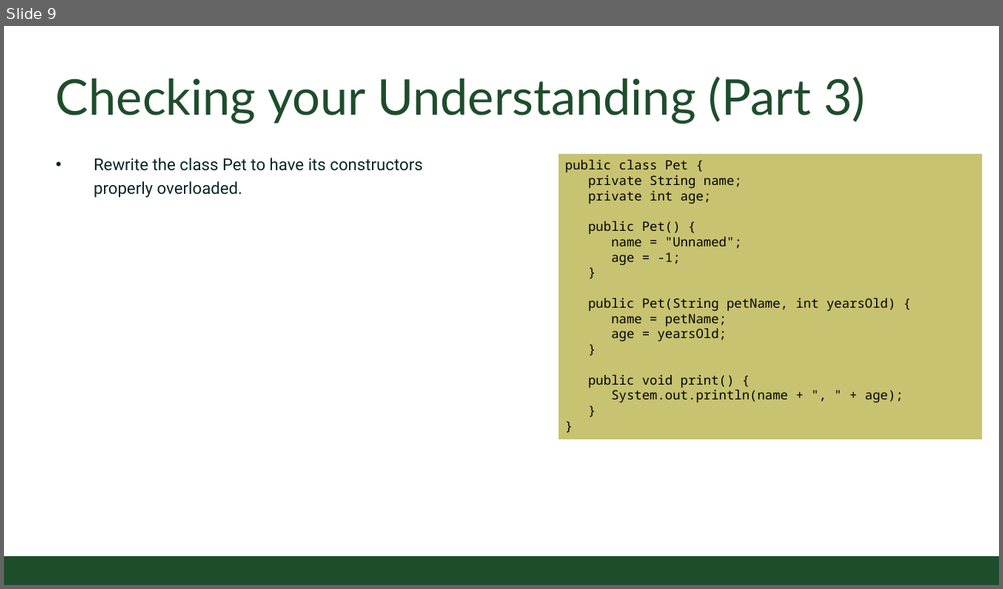
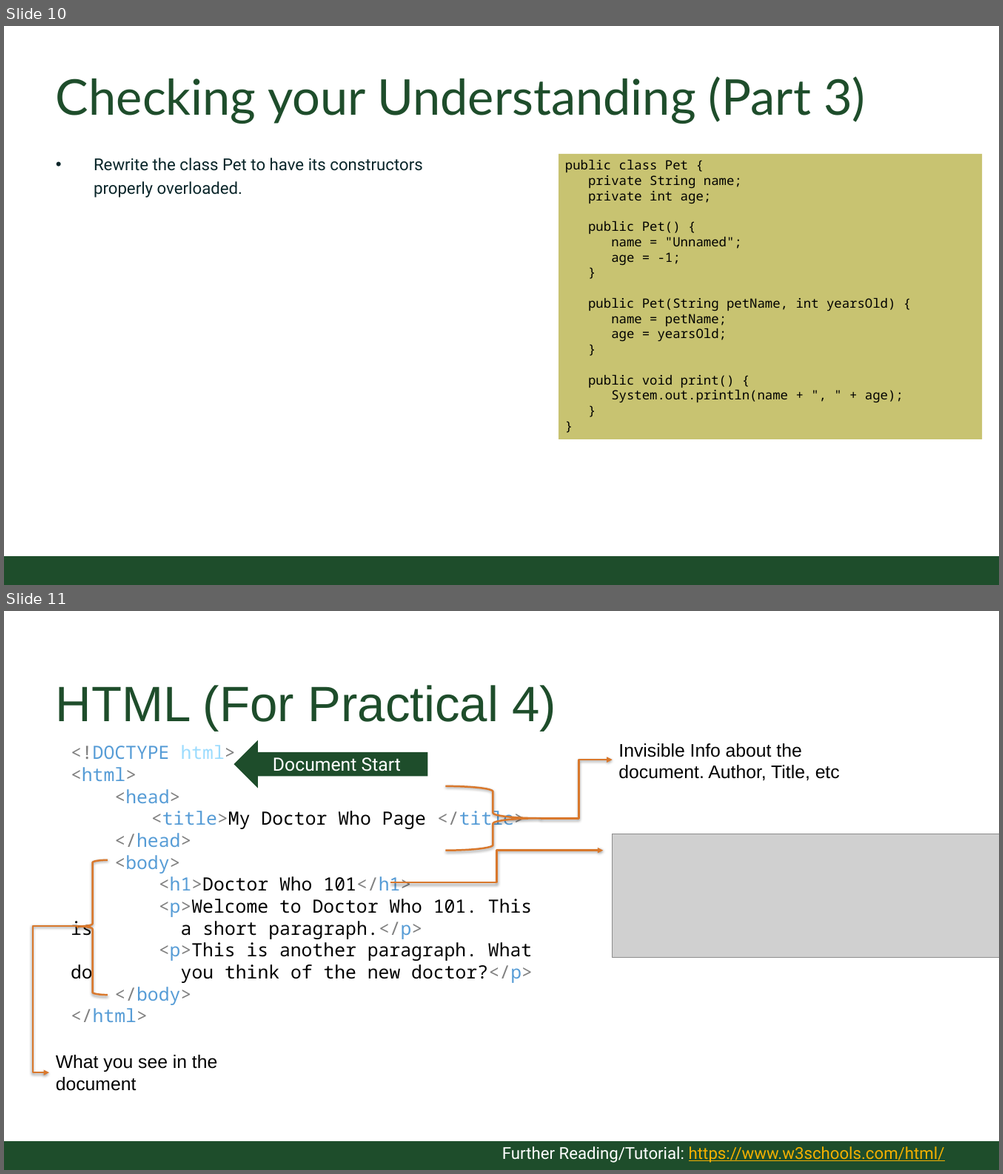
Before and after one commit to CSU-CompSci-CS163-4/Handouts, a slide deck: slides/On-Campus/09_03_MoreClasses.pptx. Shown one above the other, each under a label of ours: slide 9 before the commit, slides 10 and 11 after it. The pictures are 1003x589 and 1003x1174 pixels, drawn with LibreOffice and Linux fonts; fonts in the diff are those of the drawing; grey boxes stand for pictures; background and template pictures are left out. Boxes give left, top, right and bottom in pixels: in the first picture for what was removed or moved away, otherwise in the second. Text is boxed around its words. In the diff, an @@ line names an element or a change of style, - is before the commit and + after.

Commit message:
updated more classes and provided sample html file

```diff
--- a/slides/On-Campus/09_03_MoreClasses.pptx
+++ b/slides/On-Campus/09_03_MoreClasses.pptx
@@ slide 11 added at (x1=4, y1=611, x2=999, y2=1170), background #FFFFFF @@
@@ title added at (x1=56, y1=685, x2=557, y2=731), 54.4 pt, text #1E4D2B @@
+HTML (For Practical 4)
@@ left arrow added at (x1=233, y1=740, x2=427, y2=788), fill #1E4D2B, 20 pt, text #FFFFFF @@
+Document Start
@@ text added at (x1=618, y1=743, x2=839, y2=781), 20 pt, text #000000 @@
+Invisible Info about the document. Author, Title, etc
@@ text added at (x1=71, y1=745, x2=532, y2=1022), 20 pt, text #000000 @@
+<!DOCTYPE html>
+<html>
+<head>
+<title>My Doctor Who Page </title>
+</head>
+<body>
+<h1>Doctor Who 101</h1>
+<p>Welcome to Doctor Who 101. This is a short paragraph.</p>
+<p>This is another paragraph. What do you think of the new doctor?</p>
+</body>
+</html>
@@ elbow arrow added from (540, 818) to (612, 760), #D9782C 2 pt @@
@@ right brace added at (x1=445, y1=786, x2=540, y2=851), outline #D9782C 2 pt @@
@@ elbow arrow added from (390, 883) to (603, 851), #D9782C 2 pt @@
@@ picture added at (x1=612, y1=834, x2=999, y2=957) @@
@@ left brace added at (x1=77, y1=860, x2=108, y2=995), outline #D9782C 2 pt @@
@@ elbow arrow added from (77, 928) to (49, 1073), #D9782C 2 pt @@
@@ text added at (x1=56, y1=1055, x2=217, y2=1091), 20 pt, text #000000 @@
+What you see in the document
@@ rectangle added at (x1=4, y1=1142, x2=999, y2=1170), fill #1E4D2B @@
@@ text added at (x1=502, y1=1147, x2=945, y2=1163), 18 pt, text #F3B000, underline @@
+Further Reading/Tutorial: https://www.w3schools.com/html/
@@ what was slide 9 is now slide 10 @@
```
Also in this commit, not shown: 5 slides changed, 2 other slides added, 1 other file.
